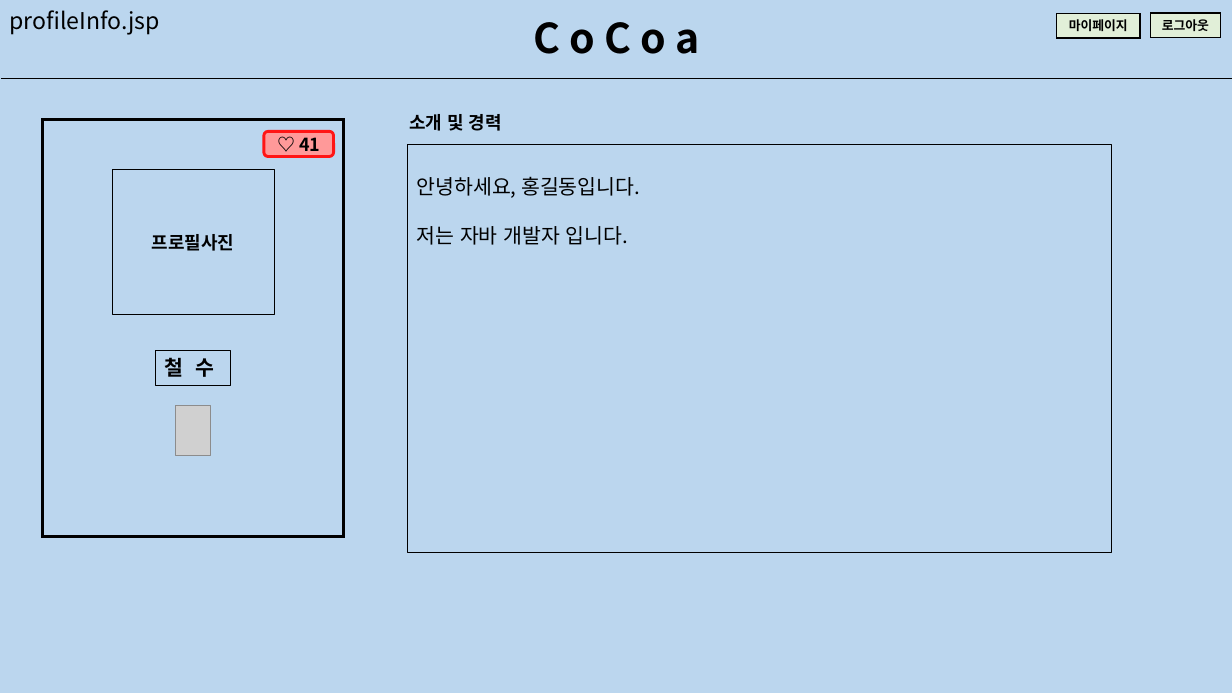
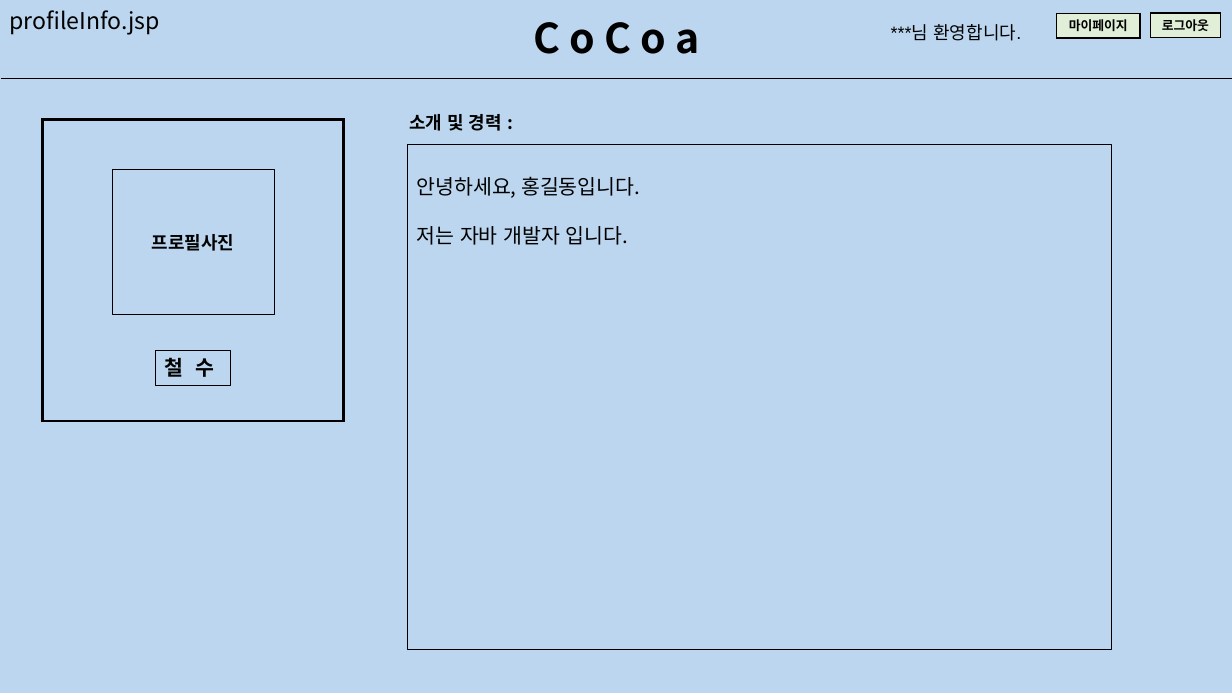
Before and after one commit to math-shpark/AI-Platform-Project-2021-CoCoa-, a slide deck: slide 30 of documents/UI.pptx (slide 25 before the commit). Drawn at 1232x693 pixels with LibreOffice and Linux fonts; fonts in the diff are those of the drawing; grey boxes stand for pictures. Boxes give left, top, right and bottom in pixels: in the first picture for what was removed or moved away, otherwise in the second. Text is boxed around its words. In the diff, an @@ line names an element or a change of style, - is before the commit and + after.

```diff
--- a/documents/UI.pptx
+++ b/documents/UI.pptx
@@ text added at (891, 24, 1021, 41), 14 pt, text #000000 @@
+***님 환영합니다.
@@ rectangle: place and size @@
-rectangle at (43, 120, 345, 537)
+rectangle at (43, 120, 345, 421)
@@ rounded rectangle removed at (264, 131, 334, 156) @@
-♡ 41
@@ rectangle "안녕하세요, 홍길동입니다.": place and size @@
-rectangle "안녕하세요, 홍길동입니다." at (408, 145, 1112, 554)
+rectangle "안녕하세요, 홍길동입니다." at (408, 145, 1112, 650)
@@ picture removed at (176, 406, 211, 456) @@
```
Also in this commit, not shown: 19 other slides changed, 14 slides added, 9 slides removed, 7 other files.
